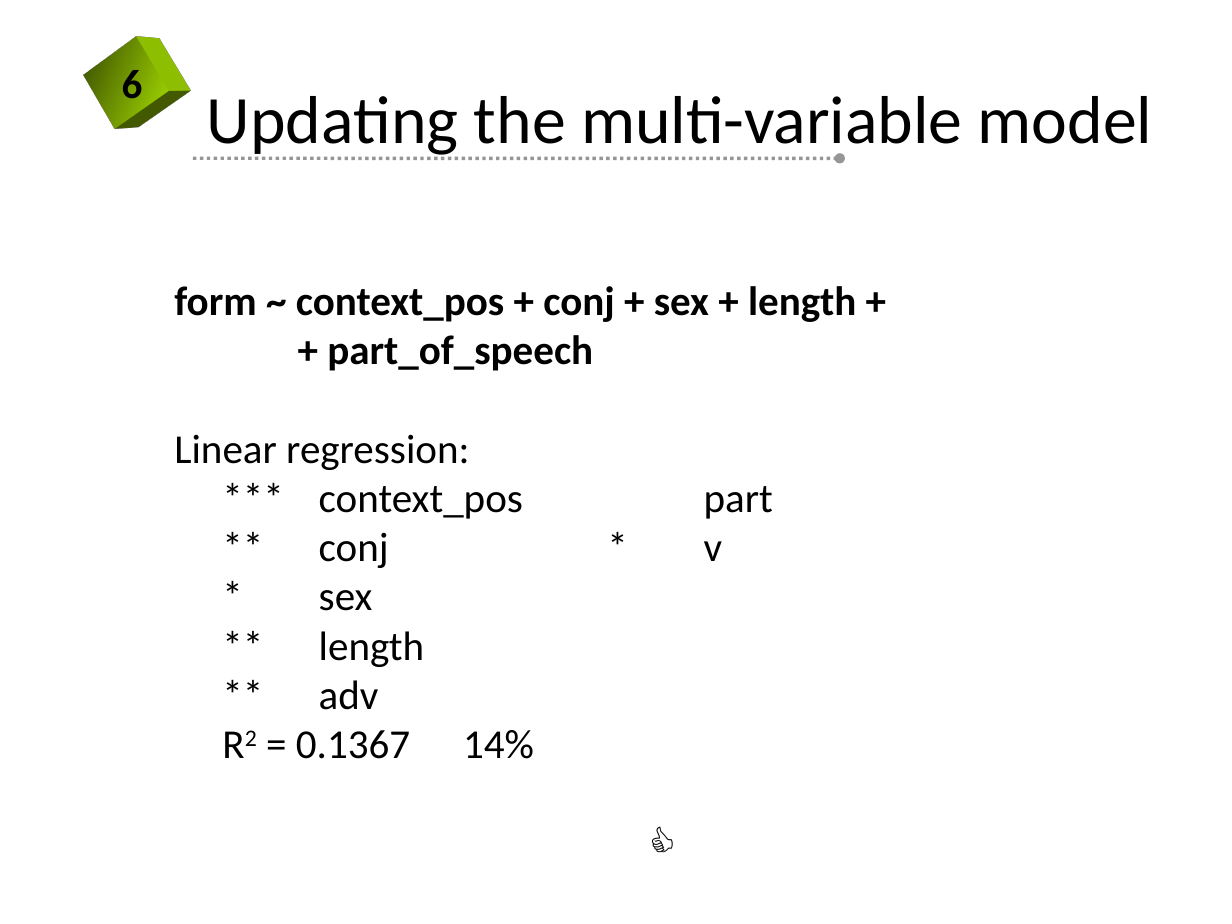
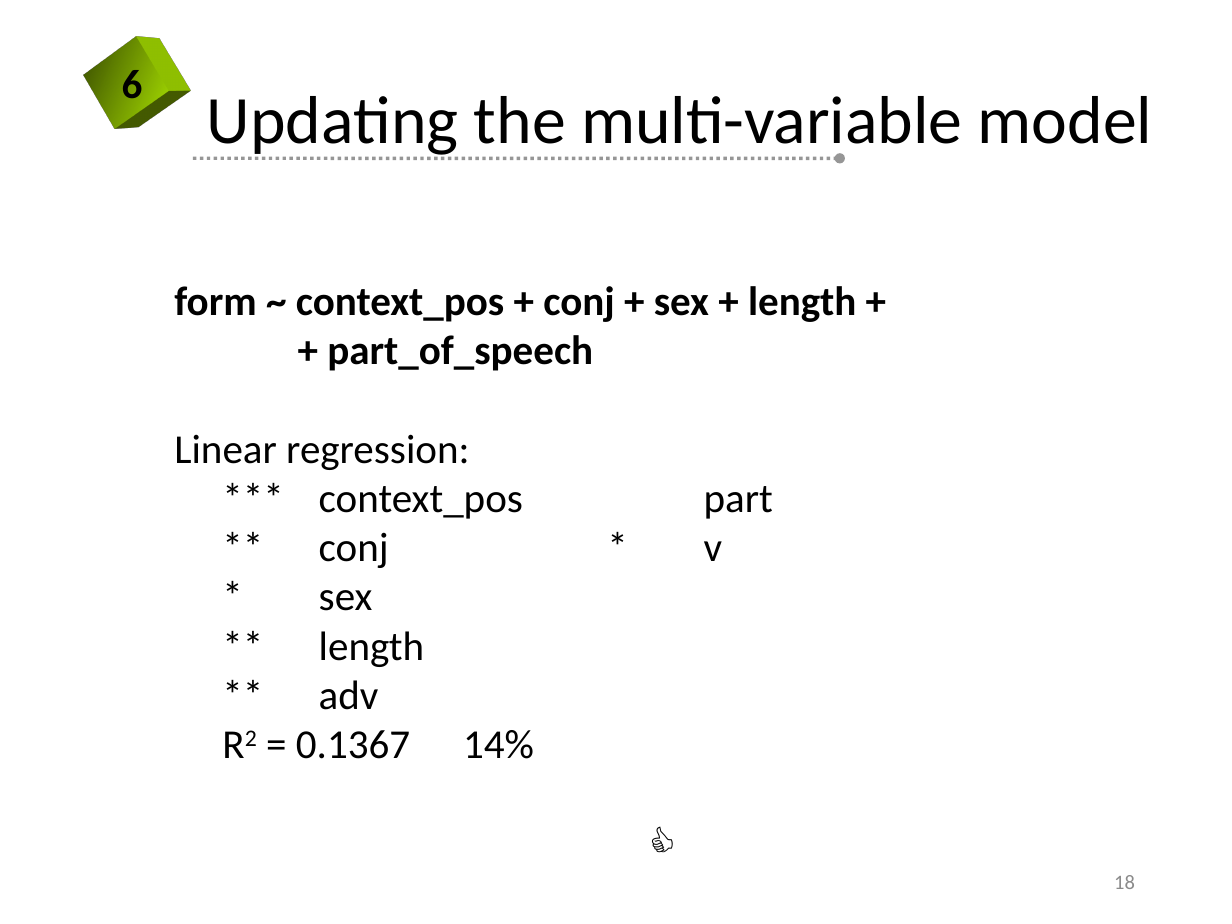
Before and after one commit to kateabr/r_project_data, a slide deck: slide 18 of slides.pptx. Drawn at 1232x924 pixels with LibreOffice and Linux fonts; fonts in the diff are those of the drawing; background and template pictures are left out. Boxes give left, top, right and bottom in pixels: in the first picture for what was removed or moved away, otherwise in the second. Text is boxed around its words. In the diff, an @@ line names an element or a change of style, - is before the commit and + after.

```diff
--- a/slides.pptx
+++ b/slides.pptx
@@ page number added at (1114,875,1135,889), 12 pt, text #8C8C8C @@
+18
```
Also in this commit, not shown: 25 other slides changed, 1 slide removed.
